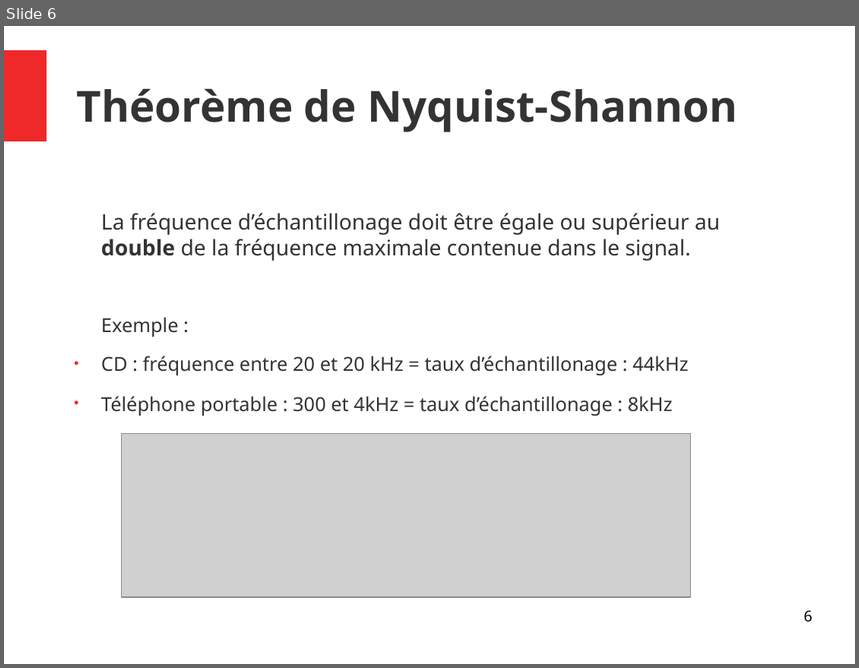
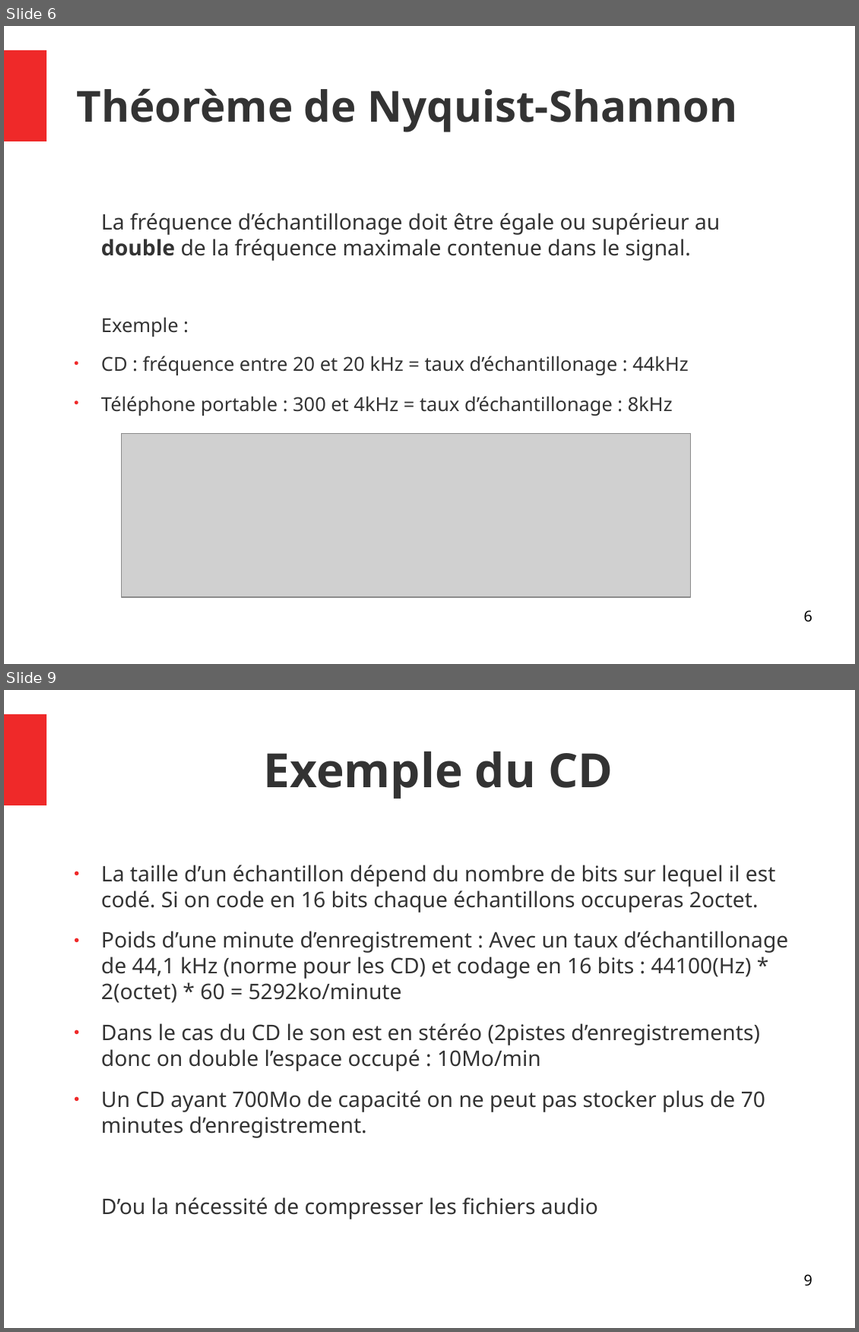
Before and after one commit to JenniferMiral/Compression-ZIP, a slide deck: Images&Sons.odp. Shown one above the other, each under a label of ours: slide 6 before the commit, slides 6 and 9 after it; the slides between them are not shown. The pictures are 859x668 and 859x1332 pixels, drawn with LibreOffice and Linux fonts; fonts in the diff are those of the drawing; grey boxes stand for pictures. Boxes give left, top, right and bottom in pixels: in the first picture for what was removed or moved away, otherwise in the second. Text is boxed around its words. In the diff, an @@ line names an element or a change of style, - is before the commit and + after.

```diff
--- a/Images&Sons.odp
+++ b/Images&Sons.odp
@@ slide 9 added at [4,690,855,1328], background #FFFFFF; not listed: 1 template element that a slide beside it also shows @@
@@ title added at [264,752,613,799], 44 pt, text #333333, bold @@
+Exemple du CD
@@ text added at [101,865,789,1220], 20 pt, text #333333 @@
+● La taille d’un échantillon dépend du nombre de bits sur lequel il est codé. Si on code en 16 bits chaque échantillons occuperas 2octet.
+● Poids d’une minute d’enregistrement : Avec un taux d’échantillonage de 44,1 kHz (norme pour les CD) et codage en 16 bits : 44100(Hz) * 2(octet) * 60 = 5292ko/minute
+● Dans le cas du CD le son est en stéréo (2pistes d’enregistrements) donc on double l’espace occupé : 10Mo/min
+● Un CD ayant 700Mo de capacité on ne peut pas stocker plus de 70 minutes d’enregistrement.
+D’ou la nécessité de compresser les fichiers audio
@@ page number added at [804,1274,813,1287], 14 pt, text #000000 @@
+9
```
Also in this commit, not shown: 1 slide changed, 1 other slide added.
